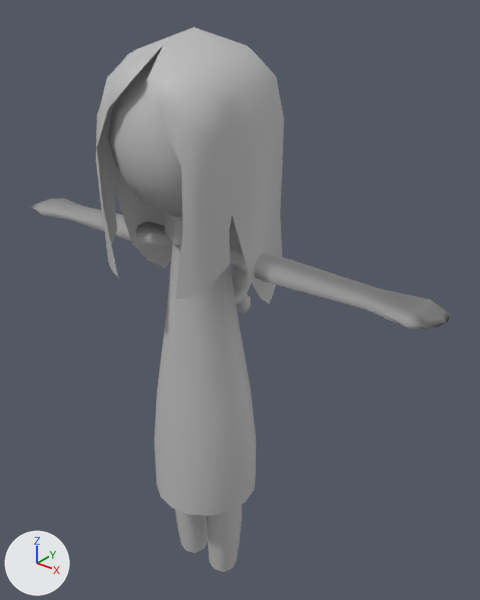
Renders of the FBX model Assets/PROTO/Assets/toumeiningen.fbx from each side of a commit.
One viewpoint serves both versions: a 50 mm camera at (0.05, -0.0548, 0.0786) aimed at (0.0023, 0.0047, 0.0417). The lights are fixed; the arrows at lower left show +X, +Y and +Z. Where no turn or scale is listed for an object, it has been applied to the vertices.
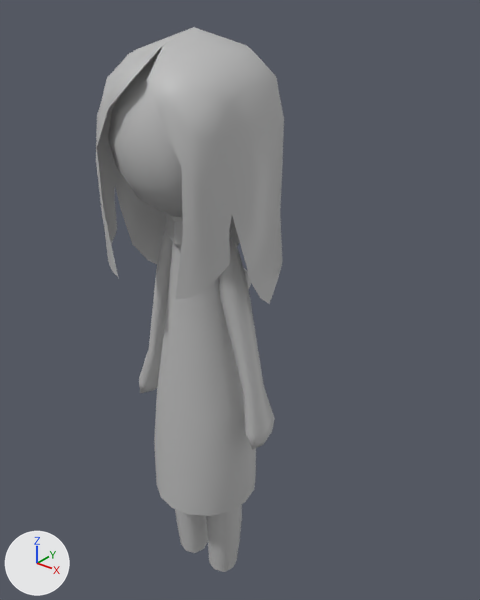
Where the newer file only moved an object's origin or applied its transform, the numbers keep the older frame.

Boxes (x1, y1, x2, y2) around the edits, measured in the pictures (480 x 600 px; the box of a moved part takes in the faces that stretch with it):
'pCube3', reshaped: before (30, 198, 450, 329); after (139, 232, 275, 450)
part 1 of me_mesh_012, moved or reshaped: before (230, 245, 450, 329); after (219, 245, 275, 450)
part 2 of me_mesh_012, moved or reshaped: before (30, 198, 173, 248); after (139, 232, 173, 394)

What changed in the scene script:
```text
Change me_mesh_012:
    where me_mesh_012.from_pydata(...)  # 84 vertices, 80 faces; spans x -0.0475..0.0141, y -0.0028..0.0028, z 0.0164..0.0197
    used by ob_pcube3; location = (0.0167, 0.0, 0.0316)
    me_mesh_012 part 1: the loose piece of 42 vertices spanning x -0.0143..0.0141, y -0.0028..0.0028, z 0.0168..0.0197 is turned 76.6 degrees about the y axis through its middle, then moved by (-0.0099, 0.0, -0.0106)
    me_mesh_012 part 2: the loose piece of 42 vertices spanning x -0.0475..-0.0192, y -0.0028..0.0028, z 0.0164..0.0195 is turned -75.6 degrees about the y axis through its middle, then moved by (0.0098, 0.0, -0.0102)
```
